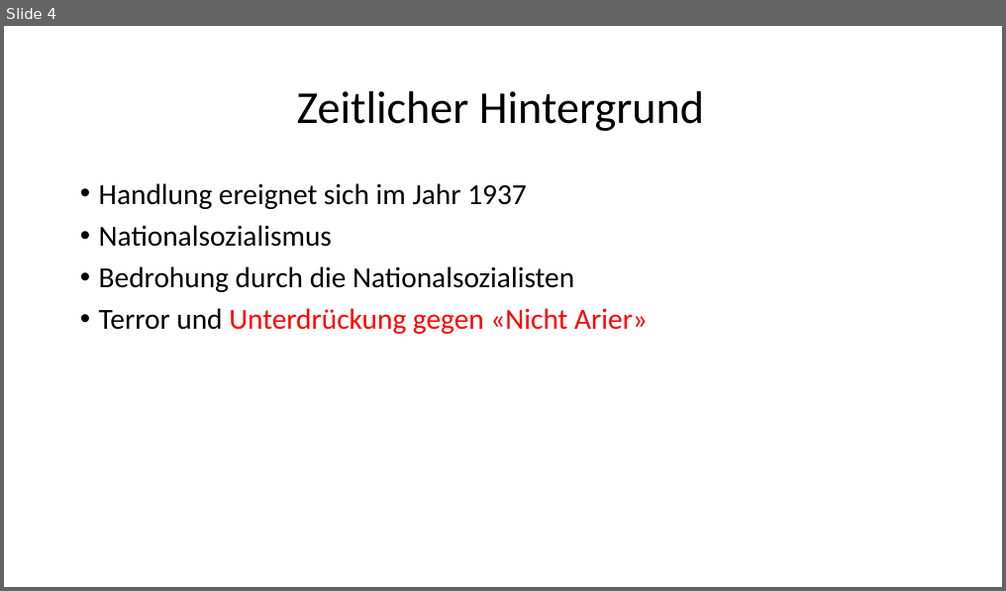
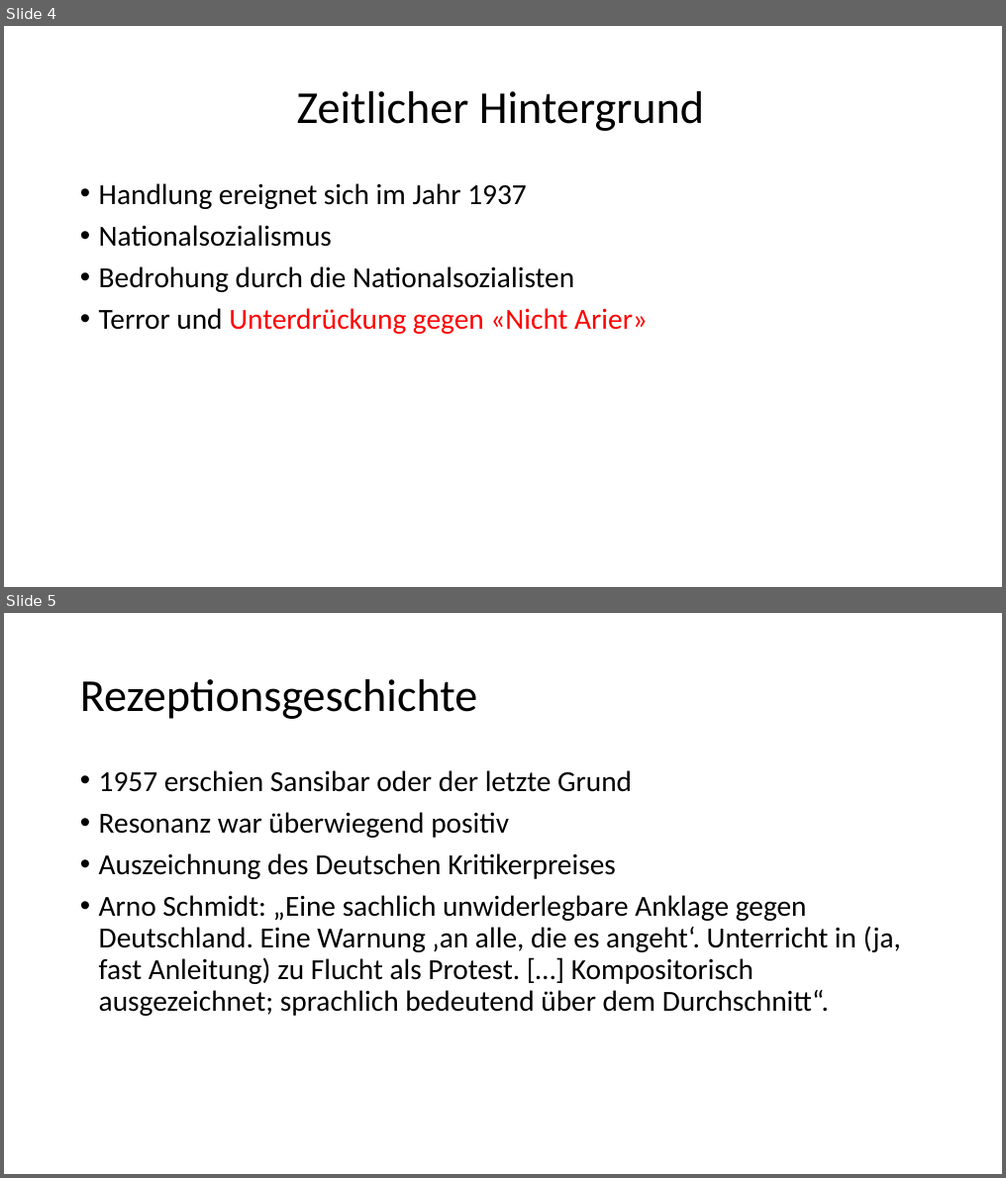
Before and after one commit to prulex9778/Deutsch-Vortrag, a slide deck: Powerpoint.pptx. Shown one above the other, each under a label of ours: slide 4 before the commit, slides 4 and 5 after it. The pictures are 1006x591 and 1006x1178 pixels, drawn with LibreOffice and Linux fonts; fonts in the diff are those of the drawing. Boxes give left, top, right and bottom in pixels: in the first picture for what was removed or moved away, otherwise in the second. Text is boxed around its words. In the diff, an @@ line names an element or a change of style, - is before the commit and + after.

```diff
--- a/Powerpoint.pptx
+++ b/Powerpoint.pptx
@@ slide 5 added at (x1=4, y1=613, x2=1002, y2=1174), background #FFFFFF @@
@@ title added at (x1=80, y1=679, x2=478, y2=719), 44 pt, text #000000 @@
+Rezeptionsgeschichte
@@ text added at (x1=99, y1=770, x2=901, y2=1016), 28 pt, text #000000 @@
+• 1957 erschien Sansibar oder der letzte Grund
+• Resonanz war überwiegend positiv
+• Auszeichnung des Deutschen Kritikerpreises
+• Arno Schmidt: „Eine sachlich unwiderlegbare Anklage gegen Deutschland. Eine Warnung ‚an alle, die es angeht‘. Unterricht in (ja, fast Anleitung) zu Flucht als Protest. […] Kompositorisch ausgezeichnet; sprachlich bedeutend über dem Durchschnitt“.
```
Also in this commit, not shown: 6 other slides added, 2 slides removed.
